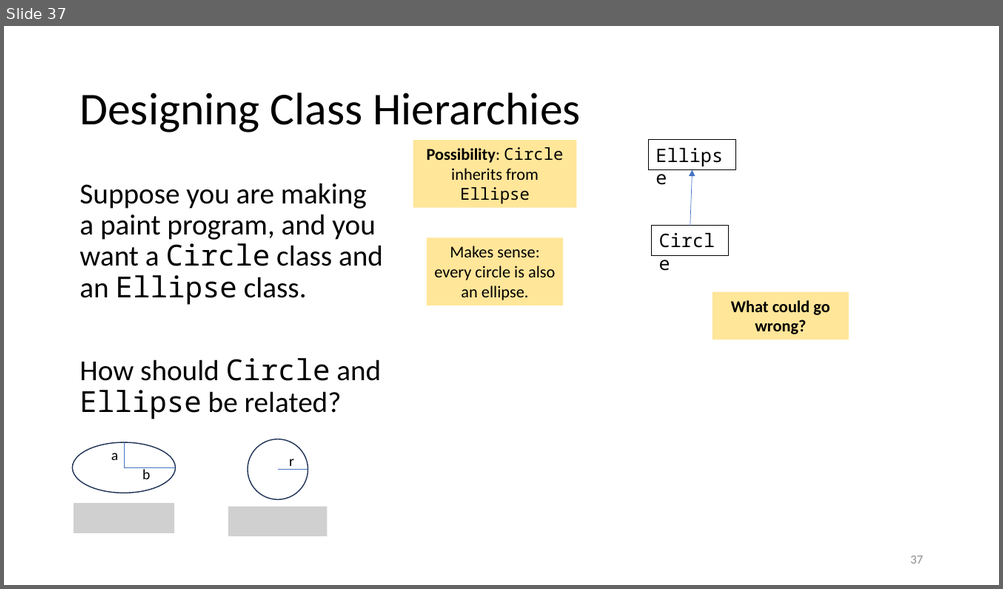
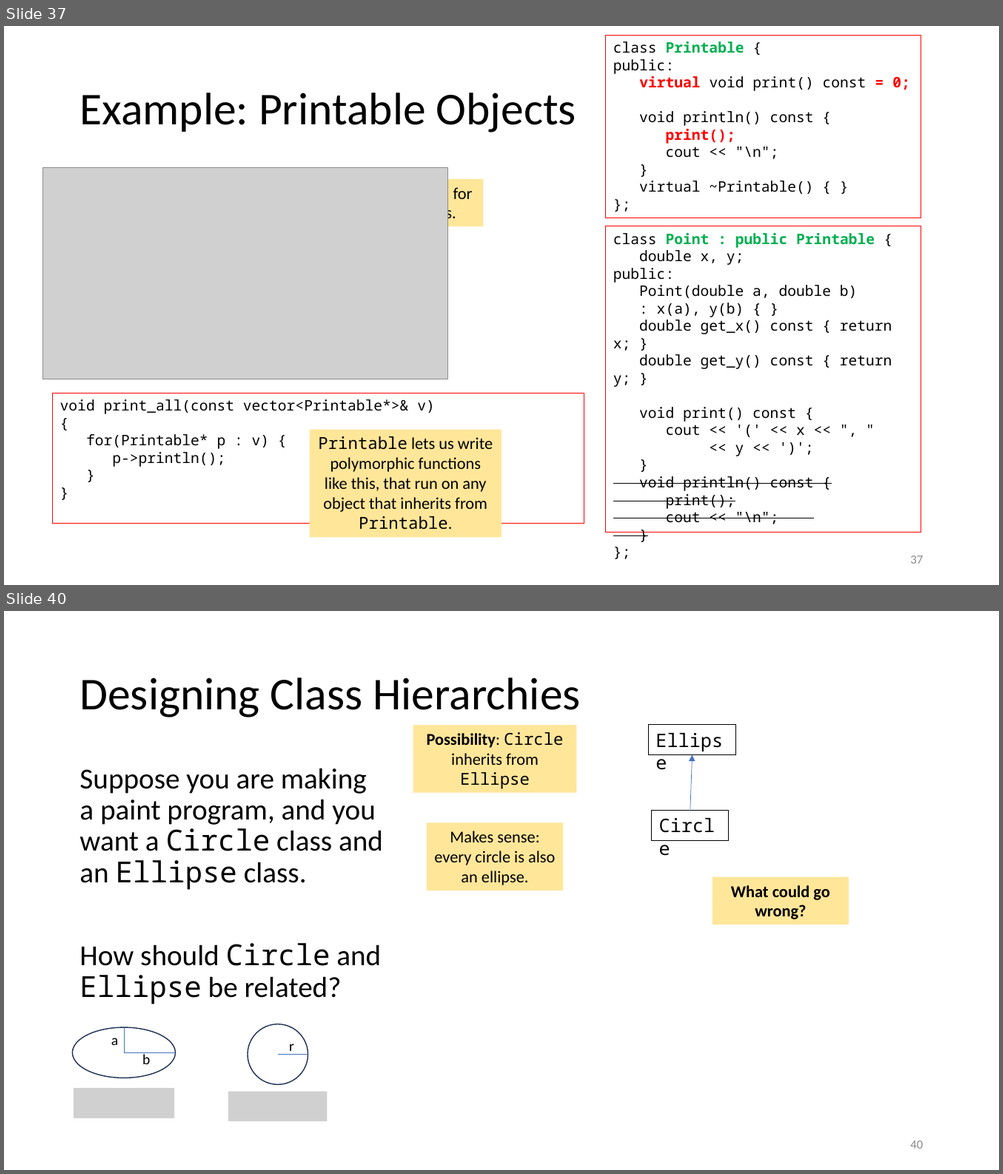
Before and after one commit to tjd1234/cmpt135spring2024, a slide deck: sample_code/week6/week6_cmpt135.pptx. Shown one above the other, each under a label of ours: slide 37 before the commit, slides 37 and 40 after it; the slides between them are not shown. The pictures are 1003x589 and 1003x1174 pixels, drawn with LibreOffice and Linux fonts; fonts in the diff are those of the drawing; grey boxes stand for pictures. Boxes give left, top, right and bottom in pixels: in the first picture for what was removed or moved away, otherwise in the second. Text is boxed around its words. In the diff, an @@ line names an element or a change of style, - is before the commit and + after.

```diff
--- a/sample_code/week6/week6_cmpt135.pptx
+++ b/sample_code/week6/week6_cmpt135.pptx
@@ slide 37 added at box(4, 26, 999, 585), background #FFFFFF @@
@@ rectangle added at box(606, 35, 921, 218), outline #FF0000 0.75 pt, 14 pt, text #000000 @@
+class Printable {
+public:
+virtual void print() const = 0;
+void println() const {
+print();
+cout << "\n";
+}
+virtual ~Printable() { }
+};
@@ title added at box(79, 93, 576, 133), 44 pt, text #000000 @@
+Example: Printable Objects
@@ picture added at box(42, 168, 448, 379) @@
@@ text added at box(395, 185, 472, 224), 16 pt, text #000000 @@
+The class diagram for the final classes.
@@ rectangle added at box(606, 226, 921, 533), outline #FF0000 0.75 pt, 14 pt, text #000000 @@
+class Point : public Printable {
+double x, y;
+public:
+Point(double a, double b)
+: x(a), y(b) { }
+double get_x() const { return x; }
+double get_y() const { return y; }
+void print() const {
+cout << '(' << x << ", "
+<< y << ')';
+}
+void println() const {
+print();
+cout << "\n";
+}
+};
@@ rectangle added at box(53, 393, 583, 524), outline #FF0000 0.75 pt, 14 pt, text #000000 @@
+void print_all(const vector<Printable*>& v)
+{
+for(Printable* p : v) {
+p->println();
+}
+}
@@ rectangle added at box(309, 429, 501, 538), fill #FFE699, 16 pt, text #000000 @@
+Printable lets us write polymorphic functions like this, that run on any object that inherits from Printable.
@@ page number added at box(910, 556, 922, 564), 12 pt, text #8C8C8C @@
+37
@@ what was slide 37 is now slide 40 @@
@@ page number at box(910, 1141, 922, 1149): text changed @@
-37
+40
```
Also in this commit, not shown: 11 slides changed, 3 other slides added, 1 other file.
